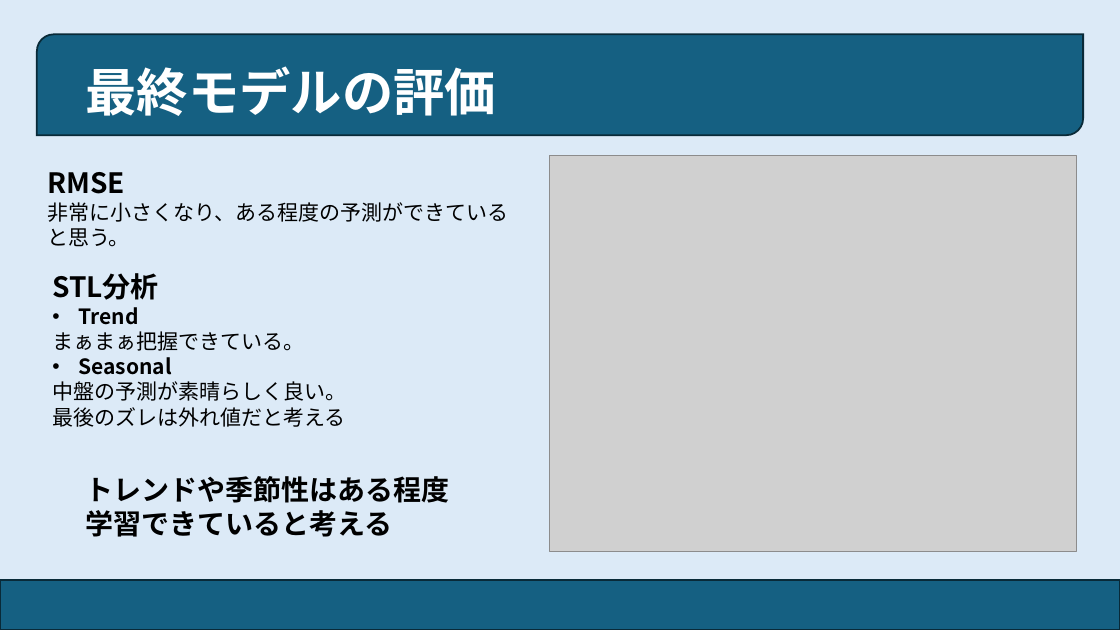
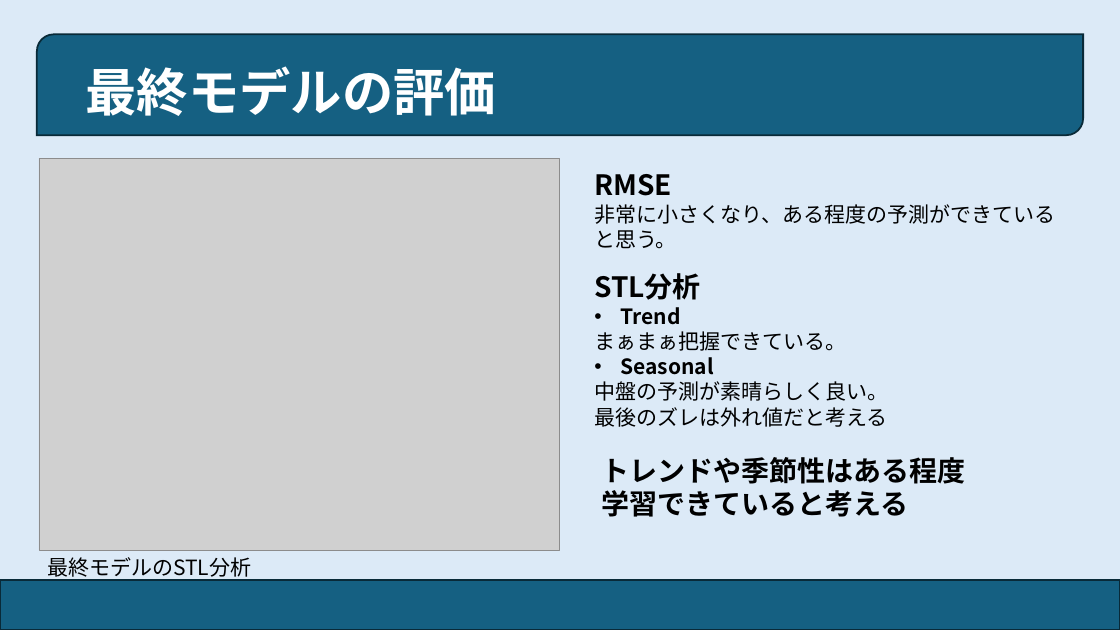
Before and after one commit to Okkyyt/time-series-prediction, a slide deck: slide 10 of submissions/slides/株価予測(プレゼン資料).pptx. Drawn at 1120x630 pixels with LibreOffice and Linux fonts; fonts in the diff are those of the drawing; grey boxes stand for pictures. Boxes give left, top, right and bottom in pixels: in the first picture for what was removed or moved away, otherwise in the second. Text is boxed around its words. In the diff, an @@ line names an element or a change of style, - is before the commit and + after.

Commit message:
change pptx

```diff
--- a/submissions/slides/株価予測(プレゼン資料).pptx
+++ b/submissions/slides/株価予測(プレゼン資料).pptx
@@ picture resized from (x1=550, y1=155, x2=1076, y2=551) to (x1=39, y1=158, x2=560, y2=549) @@
@@ text "RMSE" moved from (x1=47, y1=172, x2=508, y2=247) to (x1=594, y1=174, x2=1055, y2=249) @@
@@ text "STL分析" moved from (x1=52, y1=273, x2=346, y2=427) to (x1=594, y1=273, x2=888, y2=427) @@
@@ text "トレンドや季節性はある程度学習できていると考える" moved from (x1=85, y1=476, x2=449, y2=537) to (x1=601, y1=457, x2=965, y2=517) @@
@@ text added at (x1=47, y1=557, x2=251, y2=580), 18 pt, text #000000 @@
+最終モデルのSTL分析
```
Also in this commit, not shown: 3 other slides changed.
